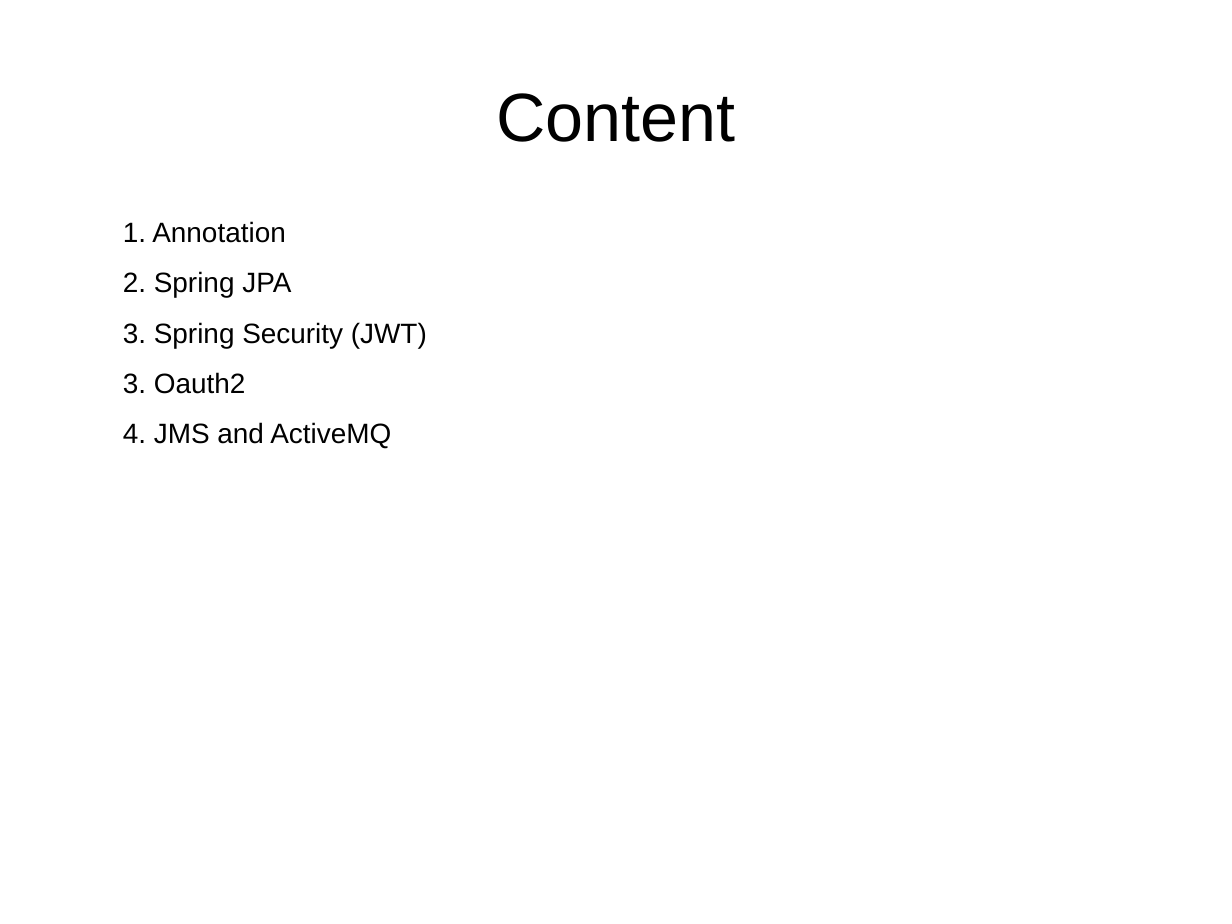
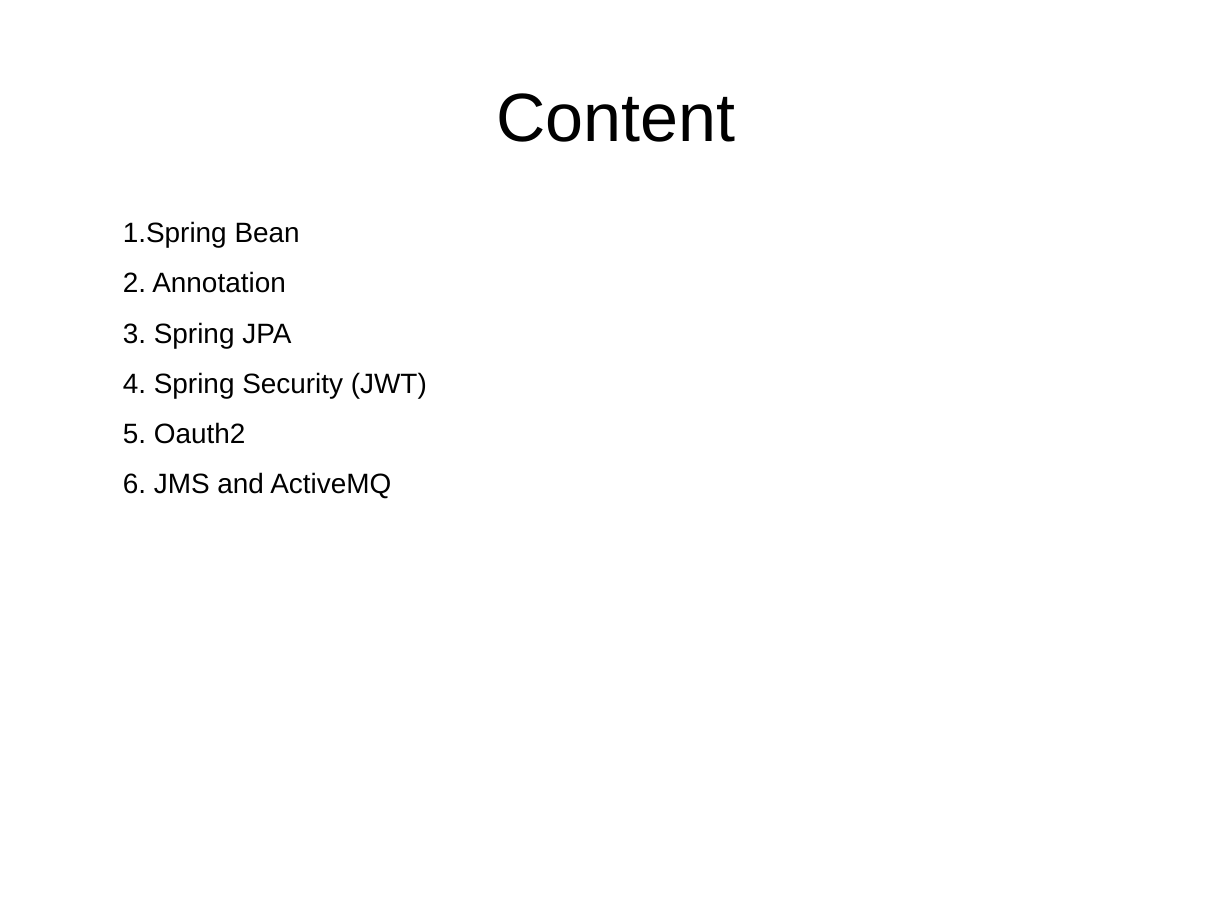
Before and after one commit to truongphan/documents, a slide deck: slide 1 of Spring.pptx. Drawn at 1232x924 pixels with LibreOffice and Linux fonts; fonts in the diff are those of the drawing. Boxes give left, top, right and bottom in pixels: in the first picture for what was removed or moved away, otherwise in the second. Text is boxed around its words. In the diff, an @@ line names an element or a change of style, - is before the commit and + after.

```diff
--- a/Spring.pptx
+++ b/Spring.pptx
@@ text at (123,221,427,499): text changed @@
-1. Annotation
-2. Spring JPA
-3. Spring Security (JWT)
-3. Oauth2
-4. JMS and ActiveMQ
+1.Spring Bean
+2. Annotation
+3. Spring JPA
+4. Spring Security (JWT)
+5. Oauth2
+6. JMS and ActiveMQ
```
Also in this commit, not shown: 8 slides added, 3 other files.
